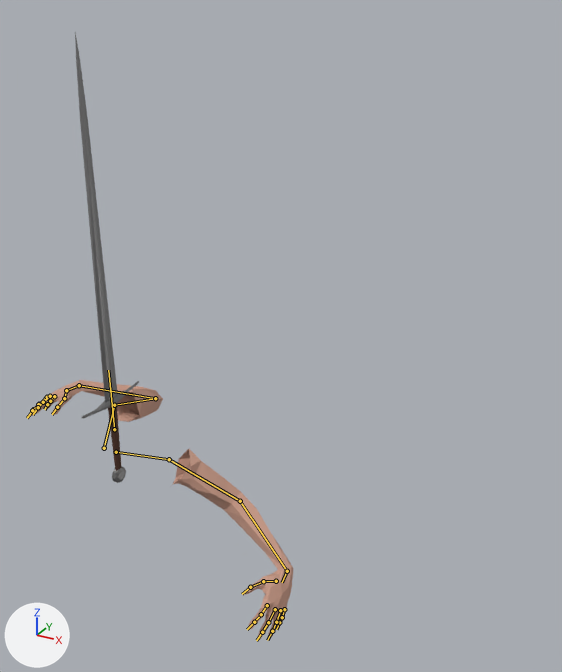
Two versions of the Blender file Soulslike/res/item/longsword/longsword.blend, one commit apart.
The view is the same before and after, from a 50 mm camera at (1.42, -1.55, 1.2) aimed at (0.4, 0.31, 0.27). Arrows for +X, +Y and +Z are at lower left; the lights stay in place. The bones that bend it are drawn over the model as lines.

Names of what the first picture shows: 'Cube.001', 'Viewmodel'.
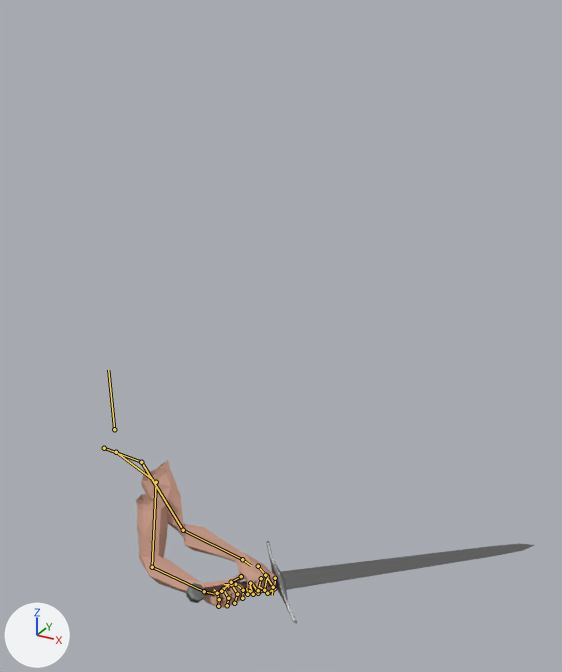
The newer file adds an action. The first version stands in its rest pose; the second is drawn at frame 0 of the action 'heavy2'.

What the commit changed:
Bone 'clavicle_l' (bone_clavicle_l) turns from (0, 0, 0) to (-75, -30, 4) degrees about its own x, y and z.
Bone 'lowerarm_l' (bone_lowerarm_l) turns from (0, 0, 0) to (-4, -22, 45) degrees about its own x, y and z.
Bone 'index_01_l' (bone_index_01_l) moves from (0.0, 0.0, 0.0) to (0.001, 0.003, -0.001).
Bone 'index_01_l' (bone_index_01_l) turns from (0, 0, 0) to (59, 0, 0) degrees about its own x, y and z.
Bone 'middle_01_l' (bone_middle_01_l) moves from (0.0, 0.0, 0.0) to (0.001, 0.002, 0.001).
Bone 'middle_01_l' (bone_middle_01_l) turns from (0, 0, 0) to (41, 0, 0) degrees about its own x, y and z.
Bone 'middle_02_l' (bone_middle_02_l) turns from (0, 0, 0) to (21, 0, 0) degrees about its own x, y and z.
Bone 'pinky_01_l' (bone_pinky_01_l) moves from (0.0, 0.0, 0.0) to (0.0, -0.006, 0.0).
Bone 'pinky_01_l' (bone_pinky_01_l) turns from (0, 0, 0) to (49, 0, 0) degrees about its own x, y and z.
Bone 'ring_01_l' (bone_ring_01_l) moves from (0.0, 0.0, 0.0) to (0.0, 0.0, 0.001).
Bone 'ring_01_l' (bone_ring_01_l) turns from (0, 0, 0) to (44, 0, 0) degrees about its own x, y and z.
Bone 'ring_02_l' (bone_ring_02_l) turns from (0, 0, 0) to (29, 0, 0) degrees about its own x, y and z.
Bone 'thumb_01_l' (bone_thumb_01_l) turns from (0, 0, 0) to (-2, 3, -7) degrees about its own x, y and z.
Bone 'thumb_02_l' (bone_thumb_02_l) turns from (0, 0, 0) to (25, 0, 0) degrees about its own x, y and z.
Bone 'clavicle_r' (bone_clavicle_r) turns from (0, 0, 0) to (-22, -4, -23) degrees about its own x, y and z.
Bone 'lowerarm_r' (bone_lowerarm_r) turns from (0, 0, 0) to (26, -32, -45) degrees about its own x, y and z.
Bone 'index_01_r' (bone_index_01_r) turns from (0, 0, 0) to (51, 0, 0) degrees about its own x, y and z.
Bone 'middle_01_r' (bone_middle_01_r) moves from (0.0, 0.0, 0.0) to (0.0, -0.003, 0.0).
Bone 'middle_01_r' (bone_middle_01_r) turns from (0, 0, 0) to (56, 0, 0) degrees about its own x, y and z.
Bone 'pinky_01_r' (bone_pinky_01_r) moves from (0.0, 0.0, 0.0) to (0.0, 0.005, 0.014).
Bone 'pinky_01_r' (bone_pinky_01_r) turns from (0, 0, 0) to (41, 0, 0) degrees about its own x, y and z.
Bone 'pinky_02_r' (bone_pinky_02_r) turns from (0, 0, 0) to (22, 0, 0) degrees about its own x, y and z.
Bone 'ring_01_r' (bone_ring_01_r) moves from (0.0, 0.0, 0.0) to (0.002, 0.005, 0.001).
Bone 'ring_01_r' (bone_ring_01_r) turns from (0, 0, 0) to (60, 0, 0) degrees about its own x, y and z.
Bone 'ring_02_r' (bone_ring_02_r) turns from (0, 0, 0) to (-12, 0, 0) degrees about its own x, y and z.
Bone 'ring_03_r' (bone_ring_03_r) turns from (0, 0, 0) to (18, 0, 0) degrees about its own x, y and z.
Bone 'thumb_01_r' (bone_thumb_01_r) turns from (0, 0, 0) to (1, -11, 7) degrees about its own x, y and z.
Bone 'thumb_02_r' (bone_thumb_02_r) turns from (0, 0, 0) to (26, 0, 0) degrees about its own x, y and z.
Bone 'weapon_r' (bone_weapon_r) moves from (0.0, 0.0, 0.0) to (0.521, -0.303, 0.093).
Bone 'weapon_r' (bone_weapon_r) turns from (0, 0, 0) to (-54, 4, -118) degrees about its own x, y and z.
Bone 'hand_ik_l' (bone_hand_ik_l) moves from (0.0, 0.0, 0.0) to (-0.099, -0.129, 0.533).
Bone 'hand_ik_l' (bone_hand_ik_l) turns from (0, 0, 0) to (59, -29, 22) degrees about its own x, y and z.
Bone 'hand_ik_r' (bone_hand_ik_r) moves from (0.0, 0.0, 0.0) to (0.167, -0.139, 0.309).
Bone 'hand_ik_r' (bone_hand_ik_r) turns from (0, 0, 0) to (-11, 50, -41) degrees about its own x, y and z.

Location of each change, [x1, y1, x2, y2] in pixels of the pictures (562 x 672 px):
'Viewmodel', posed (47% narrower, 43% shorter): before [27, 380, 294, 641]; after [136, 460, 277, 608]
'Cube.001', posed (437% wider, 81% shorter): before [75, 32, 139, 483]; after [186, 541, 534, 624]
bone 'clavicle_l', root to tip: before (116, 452) to (169, 459); after (116, 452) to (156, 482)
bone 'lowerarm_l', root to tip: before (240, 501) to (287, 571); after (152, 567) to (204, 591)
bone 'index_01_l', root to tip: before (267, 605) to (261, 614); after (242, 598) to (243, 590)
bone 'middle_01_l', root to tip: before (275, 609) to (268, 622); after (234, 603) to (237, 594)
bone 'middle_02_l', root to tip: before (268, 622) to (262, 632); after (237, 594) to (231, 584)
bone 'pinky_01_l', root to tip: before (284, 609) to (282, 617); after (218, 606) to (219, 599)
bone 'ring_01_l', root to tip: before (280, 610) to (276, 622); after (227, 605) to (228, 598)
bone 'ring_02_l', root to tip: before (276, 622) to (272, 631); after (228, 598) to (223, 589)
bone 'thumb_01_l', root to tip: before (276, 581) to (263, 581); after (221, 591) to (231, 582)
bone 'thumb_02_l', root to tip: before (263, 581) to (250, 587); after (231, 582) to (241, 576)
bone 'clavicle_r', root to tip: before (104, 448) to (114, 405); after (104, 448) to (141, 462)
bone 'lowerarm_r', root to tip: before (155, 398) to (79, 385); after (183, 530) to (242, 559)
bone 'index_01_r', root to tip: before (46, 398) to (39, 404); after (275, 578) to (274, 588)
bone 'middle_01_r', root to tip: before (47, 397) to (38, 404); after (267, 576) to (264, 590)
bone 'pinky_01_r', root to tip: before (54, 396) to (50, 401); after (250, 583) to (249, 591)
bone 'pinky_02_r', root to tip: before (50, 401) to (47, 404); after (249, 591) to (247, 594)
bone 'ring_01_r', root to tip: before (50, 396) to (43, 402); after (261, 578) to (258, 590)
bone 'ring_02_r', root to tip: before (43, 402) to (38, 407); after (258, 590) to (253, 594)
bone 'ring_03_r', root to tip: before (38, 407) to (33, 414); after (253, 594) to (250, 585)
bone 'thumb_01_r', root to tip: before (66, 390) to (64, 398); after (258, 566) to (265, 575)
bone 'thumb_02_r', root to tip: before (64, 398) to (57, 407); after (265, 575) to (273, 587)
